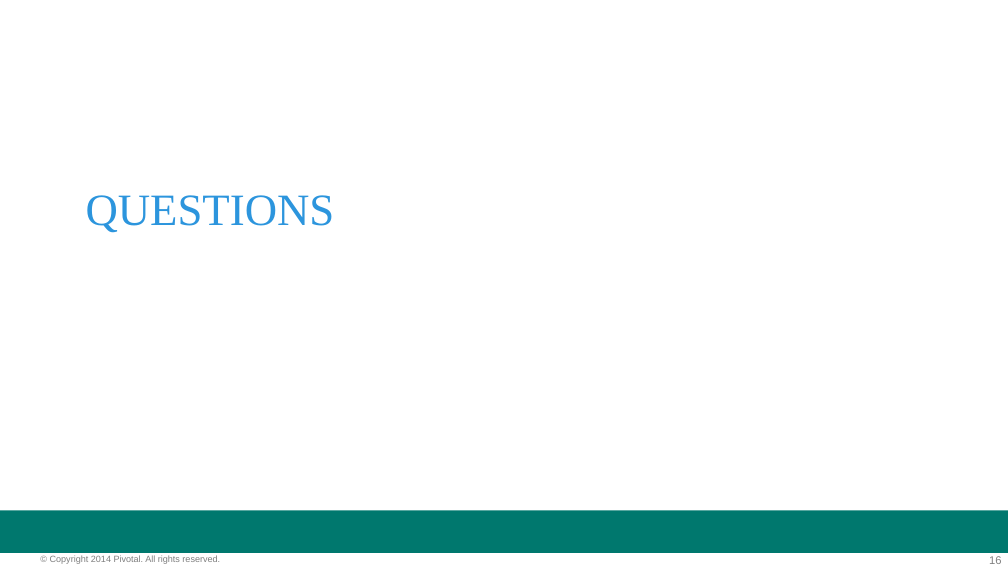
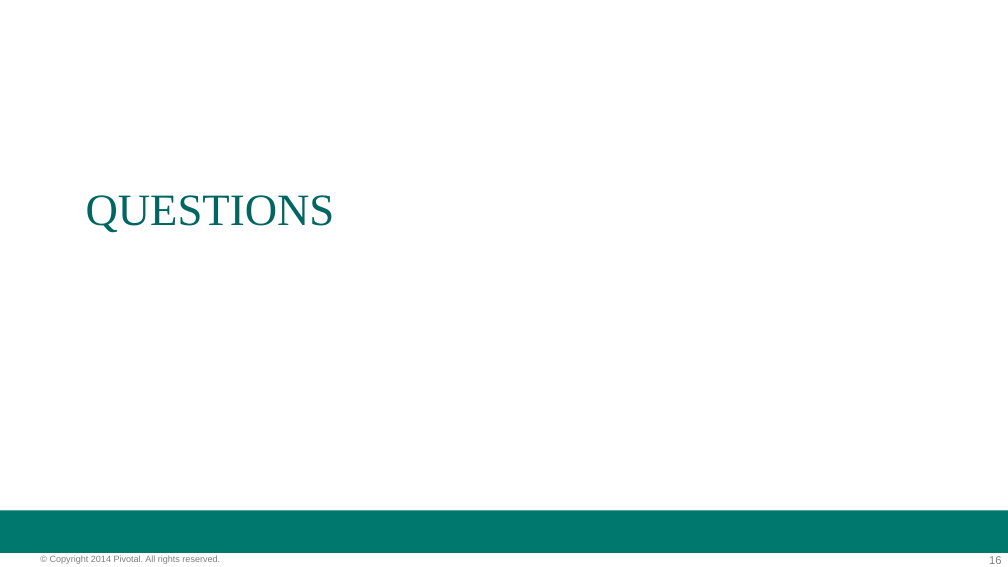
Before and after one commit to vmware-archive/BigDataRoadshow-labs, a slide deck: slide 16 of decks/01_gemfire_overview.pptx. Drawn at 1008x567 pixels with LibreOffice and Linux fonts; fonts in the diff are those of the drawing; background and template pictures are left out. Boxes give left, top, right and bottom in pixels: in the first picture for what was removed or moved away, otherwise in the second. Text is boxed around its words. In the diff, an @@ line names an element or a change of style, - is before the commit and + after.

```diff
--- a/decks/01_gemfire_overview.pptx
+++ b/decks/01_gemfire_overview.pptx
@@ title "QUESTIONS" at box(86, 195, 335, 233): text colour #2C95DD to #006661 @@
```
Also in this commit, not shown: 2 other slides changed, 2 other files.
